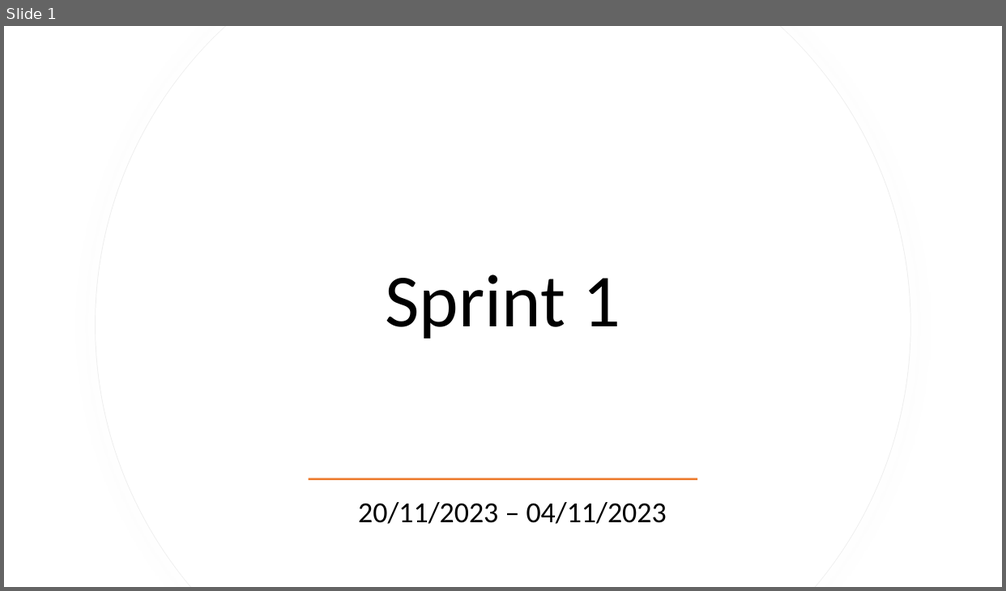
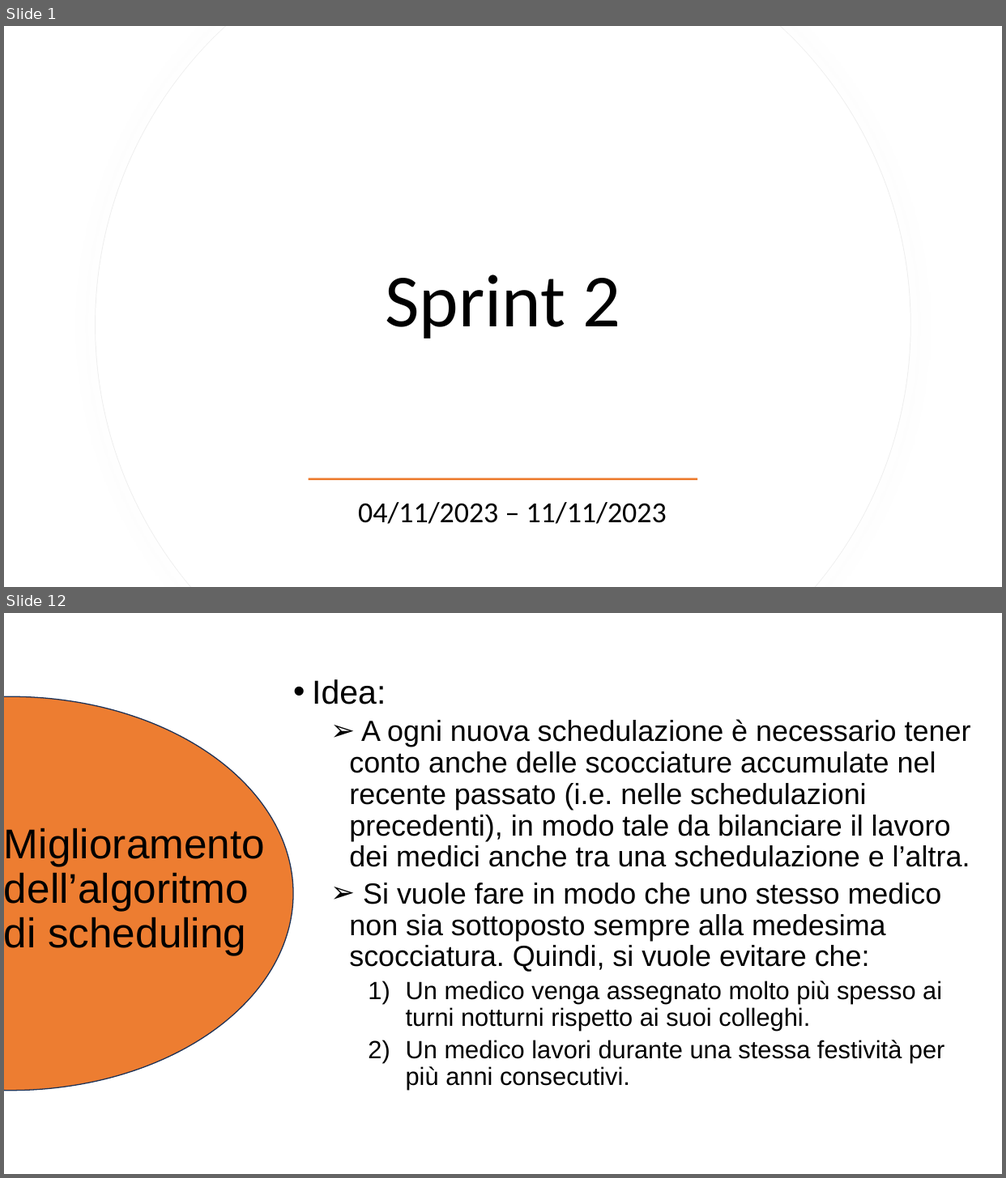
Before and after one commit to CSW-Teams/MS3-docs, a slide deck: Scrumtastic/Sprint2/Sprint2.pptx. Shown one above the other, each under a label of ours: slide 1 before the commit, slides 1 and 12 after it; the slides between them are not shown. The pictures are 1006x591 and 1006x1178 pixels, drawn with LibreOffice and Linux fonts; fonts in the diff are those of the drawing. Boxes give left, top, right and bottom in pixels: in the first picture for what was removed or moved away, otherwise in the second. Text is boxed around its words. In the diff, an @@ line names an element or a change of style, - is before the commit and + after.

Commit message:
sprint 2 powerPoint

```diff
--- a/Scrumtastic/Sprint2/Sprint2.pptx
+++ b/Scrumtastic/Sprint2/Sprint2.pptx
@@ slide 12 added at (x1=4, y1=613, x2=1002, y2=1174), background #FFFFFF @@
@@ text added at (x1=312, y1=679, x2=971, y2=1090), 28 pt, text #000000 @@
+• Idea:
+  ➢ A ogni nuova schedulazione è necessario tener conto anche delle scocciature accumulate nel recente passato (i.e. nelle schedulazioni precedenti), in modo tale da bilanciare il lavoro dei medici anche tra una schedulazione e l’altra.
+  ➢ Si vuole fare in modo che uno stesso medico non sia sottoposto sempre alla medesima scocciatura. Quindi, si vuole evitare che:
+    1) Un medico venga assegnato molto più spesso ai turni notturni rispetto ai suoi colleghi.
+    2) Un medico lavori durante una stessa festività per più anni consecutivi.
@@ ellipse added at (x1=4, y1=697, x2=293, y2=1091), fill #ED7D31, outline #1E3256 1 pt @@
@@ text added at (x1=4, y1=828, x2=265, y2=956), 40 pt, text #000000 @@
+Miglioramento dell’algoritmo di scheduling
@@ slide 1 changed as well @@
@@ title at (x1=386, y1=275, x2=620, y2=339): text changed @@
-Sprint 1
+Sprint 2
@@ subtitle at (x1=358, y1=502, x2=667, y2=524): text changed @@
-20/11/2023 – 04/11/2023
+04/11/2023 – 11/11/2023
```
Also in this commit, not shown: 2 other slides changed, 22 other slides added, 15 slides removed.
